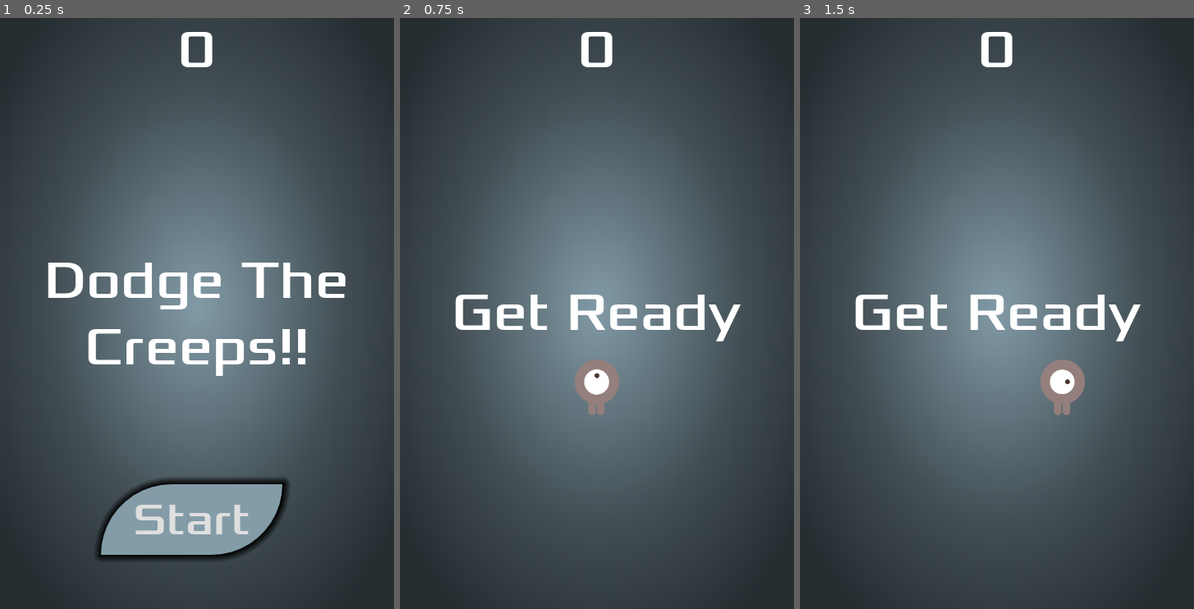
Above: before the commit, frames 1-3 (left to right).
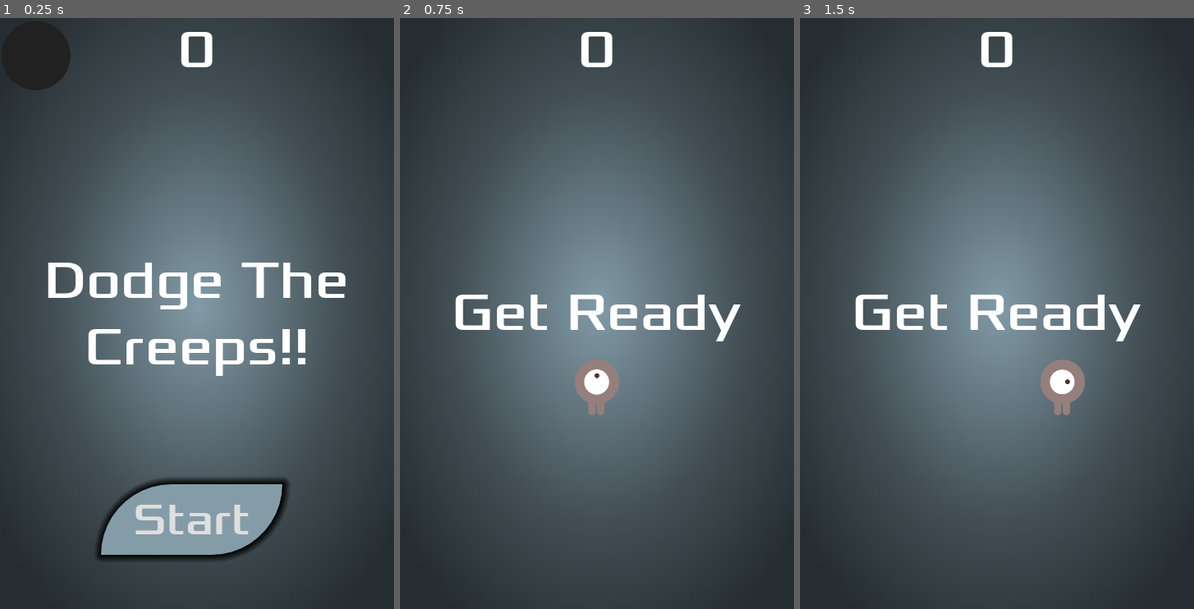
Above: after the commit, the same moments.

Repository: GoncaloGMendonca/DTC_2.0_GGM
Game: Godot game, scene res://main.tscn
Two runs of this game, one before a commit and one after it. Both use one fixed random seed, a clock stepped at 60 frames per second and the inputs below.
Inputs:
- Up to frame 1 (0.25 s): no input
- Up to frame 2 (0.75 s): click "Start" at 0.5 s
- Up to frame 3 (1.5 s): tap Enter at 1.25 s; hold D (move_right) from 1.28 s (still down)

The runs differ from the first frame. In frame 1, 0.4% of the frame differs, in the area x 7-18%, y 3-13%; in frame 2, nothing differs; in frame 3, nothing differs.

Commit message:
Começo do power up dobrar os pontos

Diff:
--- /dev/null
+++ b/Project_Files/globals/score_manager.gd
@@ -0,0 +1,3 @@
+extends Node
+
+var score: int = 0
--- a/Project_Files/hud.tscn
+++ b/Project_Files/hud.tscn
@@ -1,8 +1,9 @@
-[gd_scene load_steps=7 format=3 uid="uid://cye0s46cc8x5p"]
+[gd_scene load_steps=8 format=3 uid="uid://cye0s46cc8x5p"]
 
 [ext_resource type="FontFile" uid="uid://bm8m8ncdi2ggg" path="res://assets/fonts/Xolonium-Regular.ttf" id="1_laov4"]
 [ext_resource type="Script" path="res://hud.gd" id="1_r1qpa"]
 [ext_resource type="Theme" uid="uid://cp4rq5q6h4aas" path="res://assets/Main_Theme.tres" id="2_ly07f"]
+[ext_resource type="PackedScene" uid="uid://dhnkn610tuh6p" path="res://power_up_double_points.tscn" id="4_tjow4"]
 
 [sub_resource type="LabelSettings" id="LabelSettings_lcvcu"]
 font = ExtResource("1_laov4")
@@ -70,5 +71,7 @@
 wait_time = 2.0
 one_shot = true
 
+[node name="PowerUp_DoublePoints" parent="." instance=ExtResource("4_tjow4")]
+
 [connection signal="pressed" from="StartButton" to="." method="_on_start_button_pressed"]
 [connection signal="timeout" from="MessageTimer" to="." method="_on_message_timer_timeout"]
--- a/Project_Files/main.tscn
+++ b/Project_Files/main.tscn
@@ -13,6 +13,7 @@
 [ext_resource type="PackedScene" uid="uid://bxejwk81bmim2" path="res://pause_menu.tscn" id="7_yav6b"]
 [ext_resource type="AudioStream" uid="uid://2bbih2hbwec4" path="res://assets/SFX_Music/DTK_Background_Music.ogg" id="8_38n0k"]
 [ext_resource type="AudioStream" uid="uid://yuw0weotcff" path="res://assets/SFX_Music/countdown_Sound.wav" id="8_lo7sn"]
+[ext_resource type="PackedScene" uid="uid://b7fh8th338bkk" path="res://power_up_base.tscn" id="14_ji7sb"]
 
 [sub_resource type="Gradient" id="Gradient_ec4r3"]
 offsets = PackedFloat32Array(0, 0.582192, 1)
@@ -95,6 +96,8 @@
 unique_name_in_owner = true
 stream = ExtResource("8_lo7sn")
 
+[node name="PowerUp_base" parent="." instance=ExtResource("14_ji7sb")]
+
 [connection signal="timeout" from="PowerUp_Timer" to="." method="_on_power_up_timer_timeout"]
 [connection signal="timeout" from="MobTimer" to="." method="_on_mob_timer_timeout"]
 [connection signal="timeout" from="ScoreTimer" to="." method="_on_score_timer_timeout"]
--- a/Project_Files/power_up_base.gd
+++ b/Project_Files/power_up_base.gd
@@ -1,16 +1,9 @@
 extends Area2D
 
 
-
-
 func _on_area_entered(_area: Area2D) -> void:
-	print("BASE") # Replace with function body.
-###	if body is Area2d:
-##	get_tree().call_group("mob","queue_free")
-##	queue_free()
+	print("BASE")
 	powerup_activated()
-
-
 
 func powerup_activated() -> void:
 	pass
--- a/Project_Files/power_up_base.tscn
+++ b/Project_Files/power_up_base.tscn
@@ -22,5 +22,3 @@
 shape = SubResource("CircleShape2D_n0a8j")
 
 [connection signal="area_entered" from="." to="." method="_on_area_entered"]
-[connection signal="area_shape_entered" from="." to="." method="_on_area_shape_entered"]
-[connection signal="body_entered" from="." to="." method="_on_body_entered"]
--- a/Project_Files/power_up_double_points.gd
+++ b/Project_Files/power_up_double_points.gd
@@ -1,8 +1,12 @@
 extends "res://power_up_base.gd"
 
+
 signal doublepointsactive
+
 
 func powerup_activated() -> void:
 	print("ACTIVE PONTOS")
 	doublepointsactive.emit()
+	ScoreManager.score = 100
+
 	queue_free()
--- a/Project_Files/project.godot
+++ b/Project_Files/project.godot
@@ -14,6 +14,10 @@
 run/main_scene="res://main.tscn"
 config/features=PackedStringArray("4.1", "GL Compatibility")
 config/icon="res://icon.svg"
+
+[autoload]
+
+ScoreManager="*res://globals/score_manager.gd"
 
 [display]
 
Not shown: 1 places in Project_Files/main.tscn that only renumber resources
